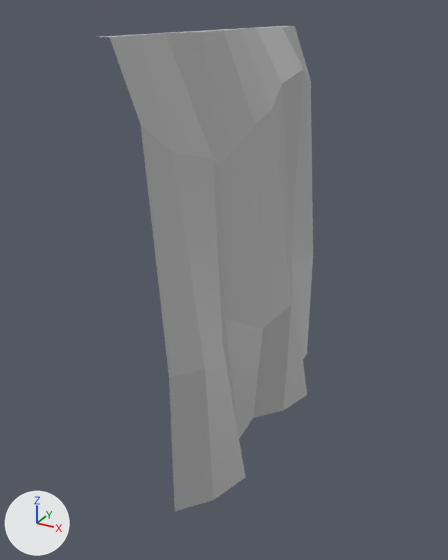
The FBX model WitchHell/Assets/Modular/SM_Modular_WallLarge_low.fbx, before and after one commit.
Both versions are drawn from a camera (50 mm lens) standing at (0.0186, -0.0223, 0.0262) and looking at (0.0019, 0.0079, 0.011). Every picture has the same lights, and +X, +Y and +Z are marked at lower left. Where no turn or scale is listed for an object, it has been applied to the vertices.

Objects in the first picture: 'SM_Modular_WallLarge_low'.
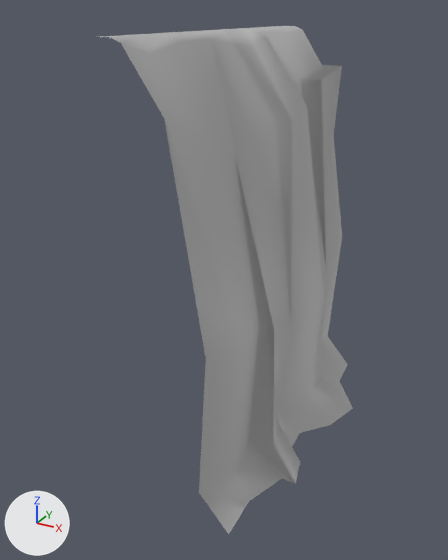
Location of each change, (x1, y1, x2, y2) in pixels of the pictures (448 x 560 px):
'SM_Modular_WallLarge_low', reshaped (19% wider)
    before: (101, 26, 313, 511)
    after: (101, 26, 353, 534)
part 1 of me_mesh, built on
    before: (141, 29, 313, 511)
    after: (121, 29, 353, 534)

The change, as a list of edits to the scene's bpy script:
```text
Change me_mesh:
    used by ob_sm_modular_walllarge_low; location = (0.0, 0.0, 0.0)
    remove me_mesh.from_pydata(...)  # 45 vertices, 32 faces; spans x 0.0..0.0053, y 0.0..0.02, z 0.0..0.025
    add me_mesh.from_pydata(...)  # 77 vertices, 65 faces; spans x 0.0..0.0088, y 0.0..0.02, z 0.0..0.025
    me_mesh part 1
    5 vertices are removed from x 0.0031..0.0053, y 0.0..0.02, z 0.0..0.0089
    19 faces are deleted
    4 vertices in x 0.0031..0.0053, y 0.01..0.0174, z 0.0 move by (0.0035, 0.0, 0.0)
    3 vertices in x 0.0031..0.0042, y 0.0..0.02, z 0.0089 move by (0.0022, 0.0, 0.0017)
    15 vertices move from x 0.002..0.0049, y 0.0..0.02, z 0.0..0.0225 to x 0.0012..0.0071, y 0.0..0.02, z 0.0..0.0248
    37 vertices are added at x 0.0015..0.0082, y 0.0..0.02, z 0.0..0.025
    52 new faces join them
```
